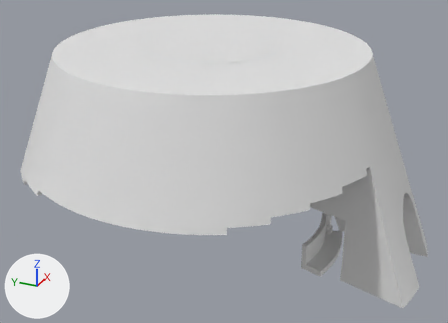
Renders of the glTF model assets/kit/walls/cone_cap100_4.glb from each side of a commit.
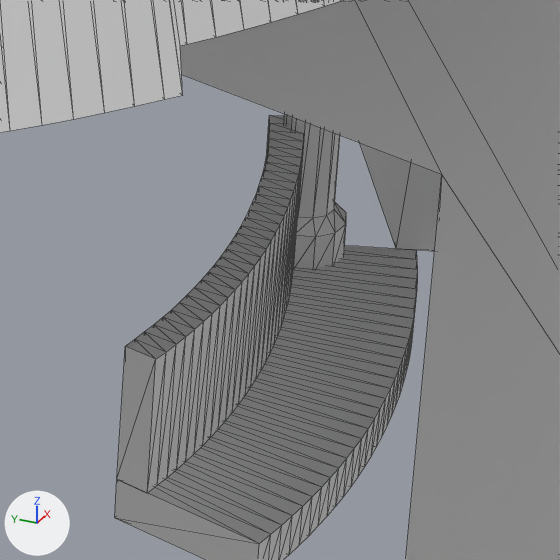
There are two pictures of each version: one whole from a 50 mm lens placed at (-21.73, -10.26, 13.98), pointed at (0.09, -0.44, 3.06), one close up on the part from 64% to 81% of the width and 61% to 85% of the height. Arrows for +X, +Y and +Z are at lower left; the lights stay in place. The older version's two pictures come first. The close-ups show mesh edges as thin lines. Objects named as collision shapes, trigger or cutter boxes, shadow casters or lower levels of detail are left out. Where no turn or scale is listed for an object, it has been applied to the vertices. Vertices at exactly the same position are counted once.

The scene before the commit, as lines of its bpy script (objects in view):
```python
me_cone_cap100_4__columns_001 = bpy.data.meshes.new('cone_cap100_4__columns.001')
me_cone_cap100_4__columns_001.from_pydata(...)  # 72 vertices, 140 faces; spans x 1.13..1.71, y -5.03..-4.45, z -0.05..2.65
me_cone_cap100_4__columns_001.materials.append(mat_arch_stone)  # white #e7e7e7
me_cone_cap100_4__landing_col_001 = bpy.data.meshes.new('cone_cap100_4__landing-col.001')
me_cone_cap100_4__landing_col_001.from_pydata(...)  # 218 vertices, 432 faces; spans x -2.69..2.69, y -9.03..-2.39, z 0.0..8.0
me_cone_cap100_4__landing_col_001.materials.append(mat_brick)  # white #e7e7e7
me_cone_cap100_4__parapet_001 = bpy.data.meshes.new('cone_cap100_4__parapet.001')
me_cone_cap100_4__parapet_001.from_pydata(...)  # 124 vertices, 244 faces; spans x -1.45..1.45, y -4.9..-4.49, z 0.0..0.85
me_cone_cap100_4__parapet_001.materials.append(mat_arch_stone)  # white #e7e7e7
ob_cone_cap100_4__columns = bpy.data.objects.new('cone_cap100_4__columns', me_cone_cap100_4__columns_001)
ob_cone_cap100_4__columns.location = (0.0, 0.0, 0.0)
ob_cone_cap100_4__landing_col = bpy.data.objects.new('cone_cap100_4__landing-col', me_cone_cap100_4__landing_col_001)
ob_cone_cap100_4__landing_col.location = (0.0, 0.0, 0.0)
ob_cone_cap100_4__parapet = bpy.data.objects.new('cone_cap100_4__parapet', me_cone_cap100_4__parapet_001)
ob_cone_cap100_4__parapet.location = (0.0, 0.0, 0.0)
# also in view: 'cone_cap100_4__ledge-col' at (0.0, -5.06, -0.12); 'cone_cap100_4__wall-col' at (0.52, -0.32, 4.0)
```
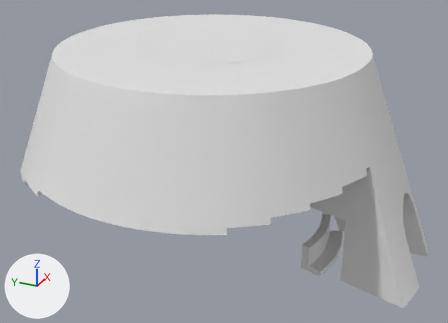
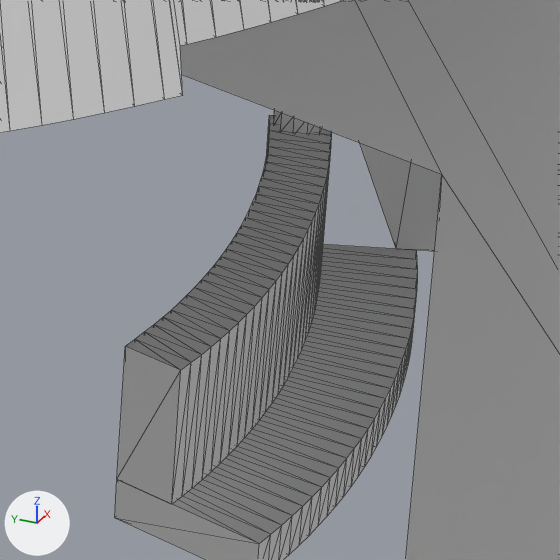
Pixel boxes [x1, y1, x2, y2] of what changed, in the close-ups (560 x 560 px):
```json
{"object": "cone_cap100_4__parapet", "change": "reshaped", "before": [117, 115, 304, 493], "after": [117, 115, 332, 504], "on screen": "15% wider"}
{"object": "cone_cap100_4__columns", "change": "reshaped", "before": [284, 114, 346, 269], "after": [274, 110, 323, 135]}
```

Edits to the scene script, one JSON object a line:
```json
{"block": "me_cone_cap100_4__columns_001", "where": "# used by ob_cone_cap100_4__columns; location = (0.0, 0.0, 0.0)"}
{"op": "remove", "block": "me_cone_cap100_4__columns_001", "code": "me_cone_cap100_4__columns_001.from_pydata(...)  # 72 vertices, 140 faces; spans x 1.13..1.71, y -5.03..-4.45, z -0.05..2.65"}
{"op": "add", "block": "me_cone_cap100_4__columns_001", "code": "me_cone_cap100_4__columns_001.from_pydata(...)  # 72 vertices, 140 faces; spans x 1.23..1.57, y -4.85..-4.51, z 0.83..2.65"}
{"block": "me_cone_cap100_4__columns_001", "change": "me_cone_cap100_4__columns_001 part 1: 72 of 72 vertices moved; they spanned x 1.13..1.71, y -5.03..-4.45, z -0.05..2.65 and now span x 1.23..1.57, y -4.85..-4.51, z 0.83..2.65; mean shift (-0.02, 0.07, 0.41)"}
{"block": "me_cone_cap100_4__parapet_001", "where": "# used by ob_cone_cap100_4__parapet; location = (0.0, 0.0, 0.0)"}
{"op": "remove", "block": "me_cone_cap100_4__parapet_001", "code": "me_cone_cap100_4__parapet_001.from_pydata(...)  # 124 vertices, 244 faces; spans x -1.45..1.45, y -4.9..-4.49, z 0.0..0.85"}
{"op": "add", "block": "me_cone_cap100_4__parapet_001", "code": "me_cone_cap100_4__parapet_001.from_pydata(...)  # 124 vertices, 244 faces; spans x -1.5..1.5, y -5.06..-4.49, z 0.0..0.85"}
{"block": "me_cone_cap100_4__parapet_001", "change": "me_cone_cap100_4__parapet_001 part 2: 62 of the vertices in x -1.45..1.45, y -4.9..-4.68, z 0.0..0.85 are scaled about their middle by (1.03, 1.03, 1), then moved by (0.0, -0.16, 0.0)"}
```
